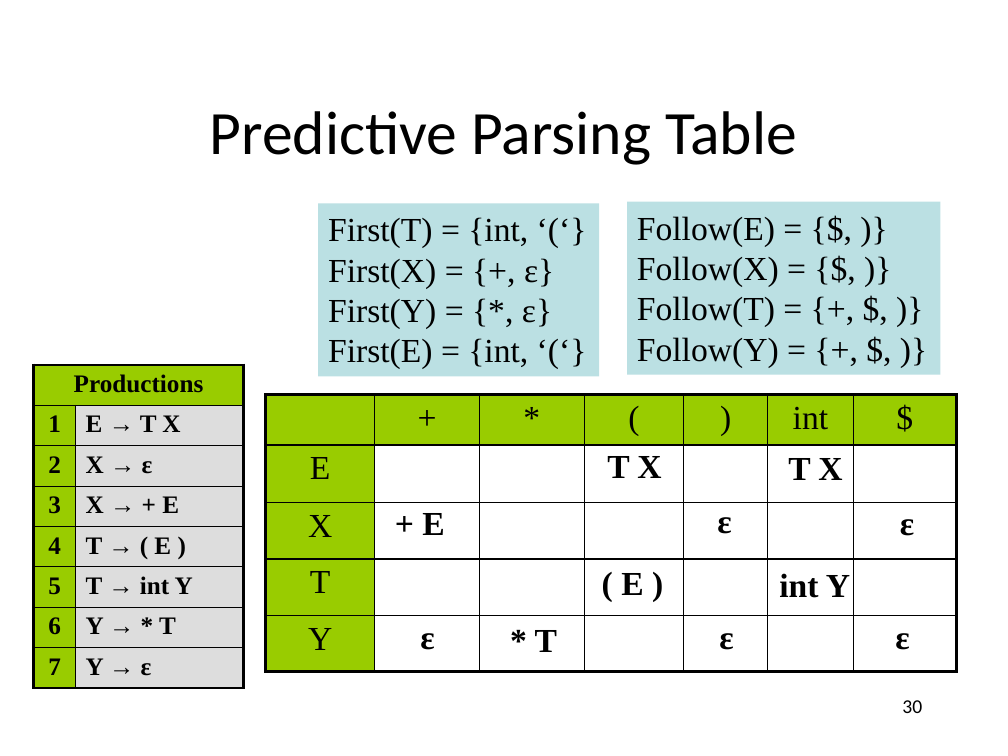
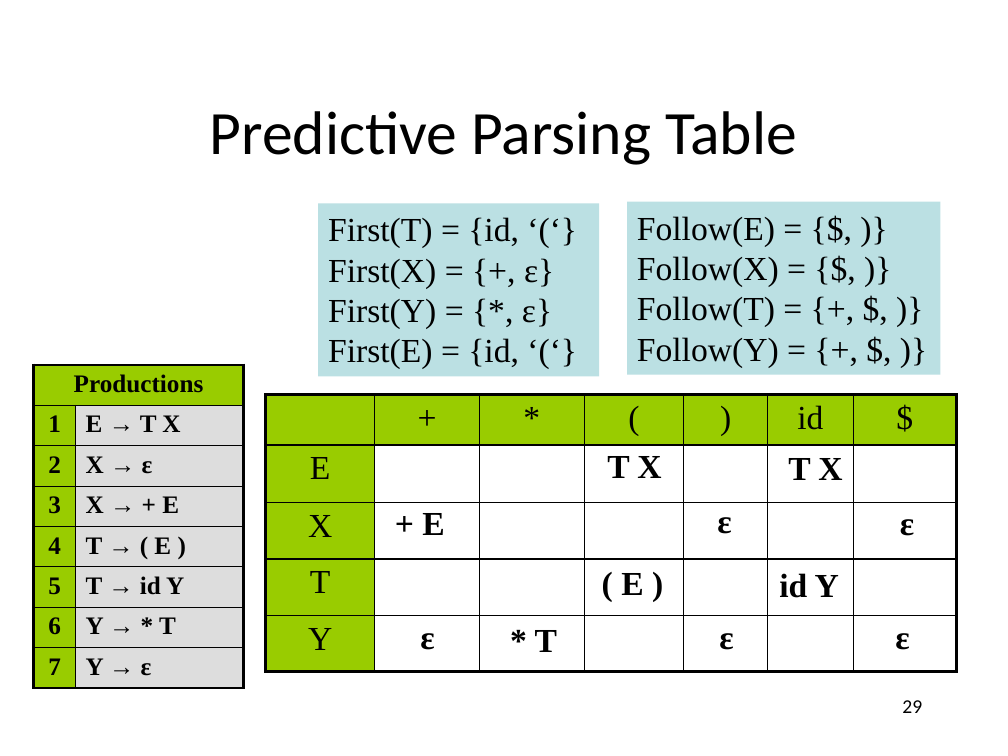
Before and after one commit to anoopsarkar/compilers-class, a slide deck: slide 29 of assets/ppt/parsing/td2-ll_1-parsing.pptx (slide 30 before the commit). Drawn at 1008x756 pixels with LibreOffice and Linux fonts; fonts in the diff are those of the drawing. Boxes give left, top, right and bottom in pixels: in the first picture for what was removed or moved away, otherwise in the second. Text is boxed around its words. In the diff, an @@ line names an element or a change of style, - is before the commit and + after.

```diff
--- a/assets/ppt/parsing/td2-ll_1-parsing.pptx
+++ b/assets/ppt/parsing/td2-ll_1-parsing.pptx
@@ text in rectangle at (x1=328, y1=217, x2=519, y2=248): text changed @@
-First(T) = {int, ‘(‘}
+First(T) = {id, ‘(‘}
@@ text in rectangle at (x1=328, y1=338, x2=519, y2=369): text changed @@
-First(E) = {int, ‘(‘}
+First(E) = {id, ‘(‘}
@@ table at (x1=33, y1=365, x2=244, y2=687) @@
-row 6, column 2: T → int Y
+row 6, column 2: T → id Y
@@ table at (x1=266, y1=394, x2=957, y2=671) @@
-row 1, column 6: int
+row 1, column 6: id
@@ text at (x1=779, y1=573, x2=839, y2=598): text changed @@
-int Y
+id Y
@@ page number at (x1=902, y1=700, x2=922, y2=713): text changed @@
-30
+29
```
Also in this commit, not shown: 9 other slides changed, 1 other file.
